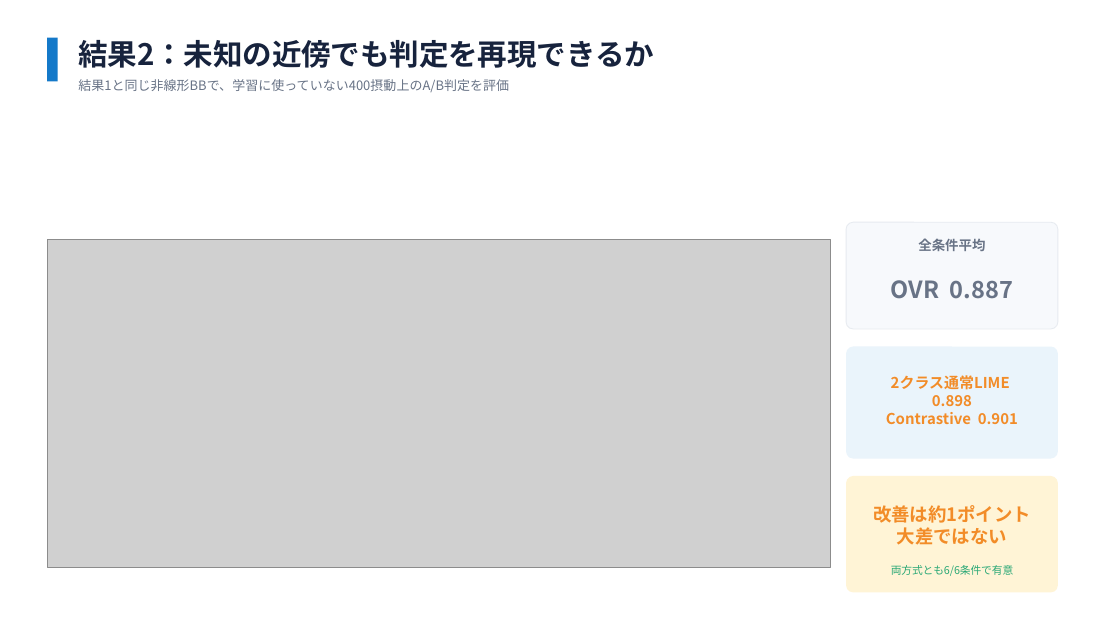
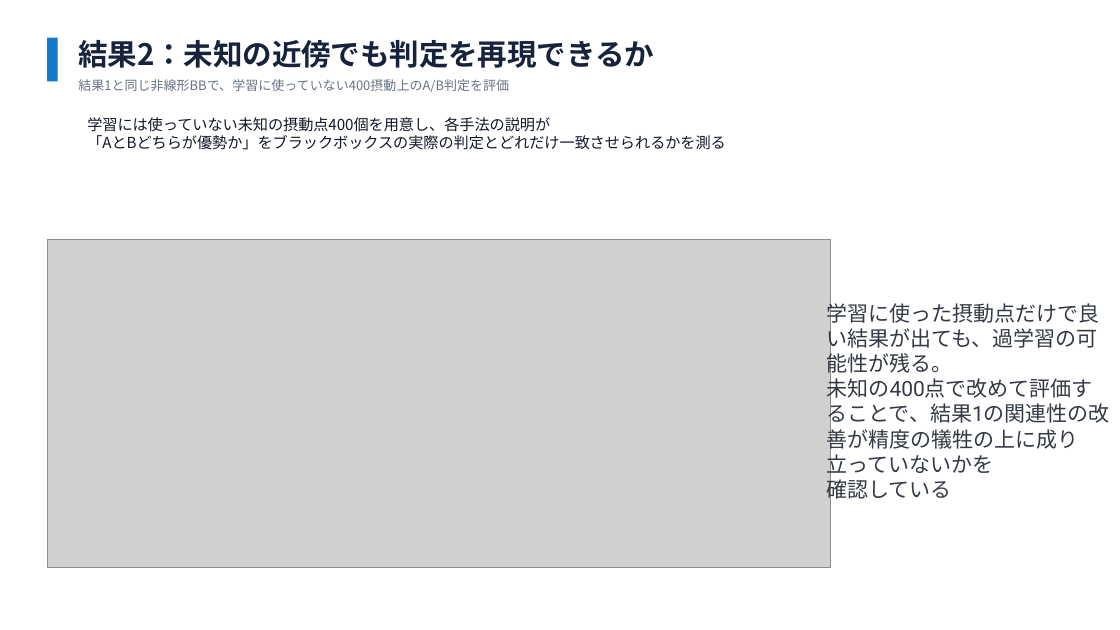
Before and after one commit to SoutaIkegame/Multi-Class-LIME-v2, a slide deck: slide 25 of pptx/MIDTERM_PRESENTATION_v3.pptx. Drawn at 1120x630 pixels with LibreOffice and Linux fonts; fonts in the diff are those of the drawing; grey boxes stand for pictures. Boxes give left, top, right and bottom in pixels: in the first picture for what was removed or moved away, otherwise in the second. Text is boxed around its words. In the diff, an @@ line names an element or a change of style, - is before the commit and + after.

```diff
--- a/pptx/MIDTERM_PRESENTATION_v3.pptx
+++ b/pptx/MIDTERM_PRESENTATION_v3.pptx
@@ text added at <box>87,117,726,150</box>, 13 pt, text #111827 @@
+学習には使っていない未知の摂動点400個を用意し、各手法の説明が
+「AとBどちらが優勢か」をブラックボックスの実際の判定とどれだけ一致させられるかを測る
@@ rounded rectangle removed at <box>846,223,1058,329</box> @@
@@ text removed at <box>918,238,985,251</box> @@
-全条件平均
@@ text removed at <box>890,280,1013,299</box> @@
-OVR 0.887
@@ text added at <box>827,300,1110,502</box>, 18 pt, text #333A45 @@
+学習に使った摂動点だけで良い結果が出ても、過学習の可能性が残る。
+未知の400点で改めて評価することで、結果1の関連性の改善が精度の犠牲の上に成り立っていないかを
+確認している
@@ rounded rectangle removed at <box>846,346,1058,458</box> @@
@@ text removed at <box>886,375,1018,424</box> @@
-2クラス通常LIME 0.898
-Contrastive 0.901
@@ rounded rectangle removed at <box>846,476,1058,593</box> @@
@@ text removed at <box>873,505,1031,545</box> @@
-改善は約1ポイント
-大差ではない
@@ text removed at <box>891,565,1014,576</box> @@
-両方式とも6/6条件で有意
```
Also in this commit, not shown: 4 other slides changed, 2 other files.
